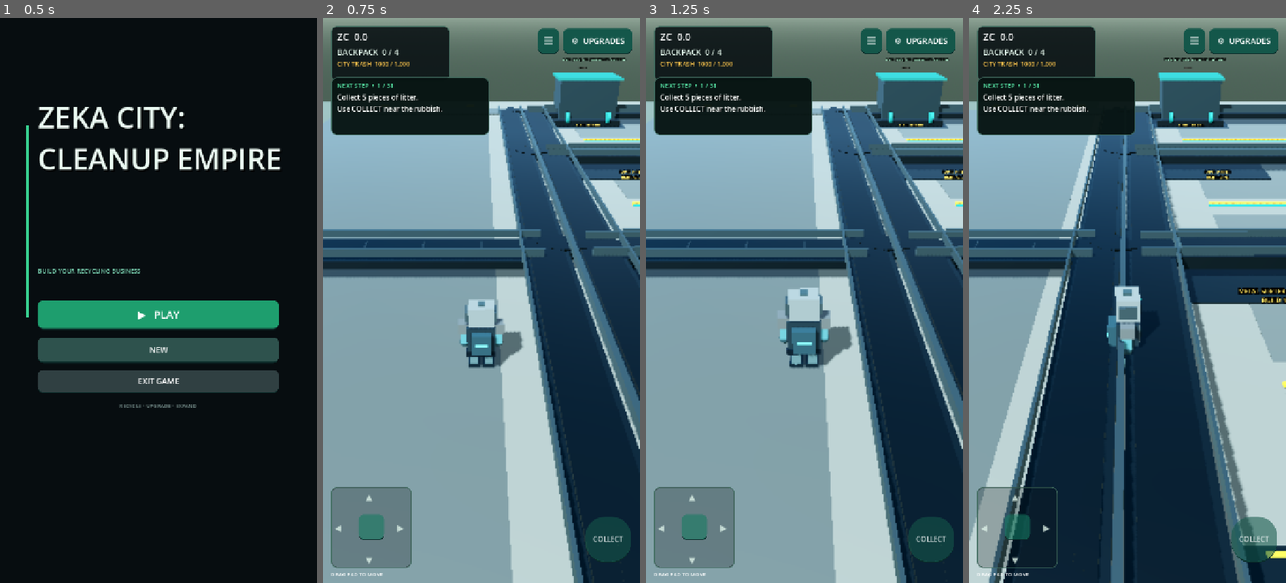
Above: before the commit, frames 1-4 (left to right).
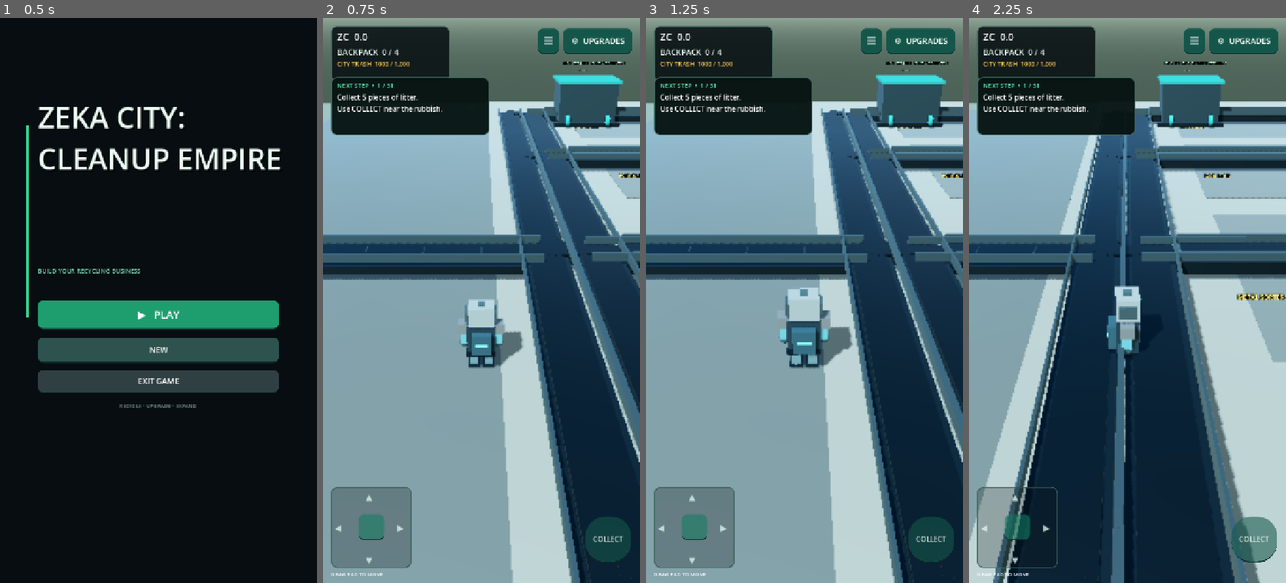
Above: after the commit, the same moments.

Repository: zekainstabot/trash-empire
Game: Godot game, scene res://Scenes/Main.tscn
The game is run twice, just before and just after one commit, with the same random seed, the same clock (stepped at 60 frames per second) and the same inputs.
Inputs (mouse positions are in pixels of both pictures, inside the frame that each line leads up to):
- Up to frame 1 (0.5 s): no input
- Up to frame 2 (0.75 s): click "▶ PLAY" at 0.5 s
- Up to frame 3 (1.25 s): no input
- Up to frame 4 (2.25 s): move the mouse to (1197, 272) at 1.27 s; hold D (move_right) 1.28-2 s; click (1197, 272) at 1.42 s; drag from (1064, 328) to (1111, 413) at 2.02 s

Frame 1 is identical in both runs. In frame 2, 10% of the frame differs, in the area x 0-100%, y 7-100%; in frame 3, 10%; in frame 4, 15%.

Commit message:
Raise factory floor to prevent overlapping ground flicker

Diff:
--- a/Scripts/main.gd
+++ b/Scripts/main.gd
@@ -3820,9 +3820,9 @@
 	var concrete := Color(0.39, 0.43, 0.42)
 
 	# Large, uncluttered factory floor and simple perimeter.
-	_box("MegaFactoryFoundation", Vector3(172.75, 0.035, 0.0), Vector3(58.5, 0.07, 72.0), concrete, true)
+	_box("MegaFactoryFoundation", Vector3(172.75, 0.14, 0.0), Vector3(58.5, 0.28, 72.0), concrete, true)
 	_box("FactoryServiceLane", Vector3(166.0, 0.075, -31.0), Vector3(65.0, 0.05, 3.0), Color(0.29, 0.33, 0.33), true)
-	_box("FactoryFrontApron", Vector3(137.0, 0.035, 0.0), Vector3(13.0, 0.07, 64.0), Color(0.31, 0.35, 0.34), true)
+	_box("FactoryFrontApron", Vector3(137.0, 0.14, 0.0), Vector3(13.0, 0.28, 64.0), Color(0.31, 0.35, 0.34), true)
 
 	# Open-air factory: no roof, walls, or structural columns.
 
@@ -3880,7 +3880,7 @@
 		var z := _factory_row_z(row)
 		var row_number := row + 1
 		# A clean painted lane with a divider only in the middle of each gap.
-		_box("FactoryRowFloor%d" % row, Vector3(174.0, 0.076, z), Vector3(48.0, 0.012, 10.8), Color(0.34, 0.38, 0.37), false)
+		_box("FactoryRowFloor%d" % row, Vector3(174.0, 0.292, z), Vector3(48.0, 0.012, 10.8), Color(0.34, 0.38, 0.37), false)
 		_box("FactoryRowDivider%d" % row, Vector3(174.0, 0.14, z + 6.35), Vector3(48.0, 0.10, 0.14), safety, false)
 		_box("FactoryRowEdge%d" % row, Vector3(174.0, 0.14, z - 6.35), Vector3(48.0, 0.10, 0.14), teal, false)
 
